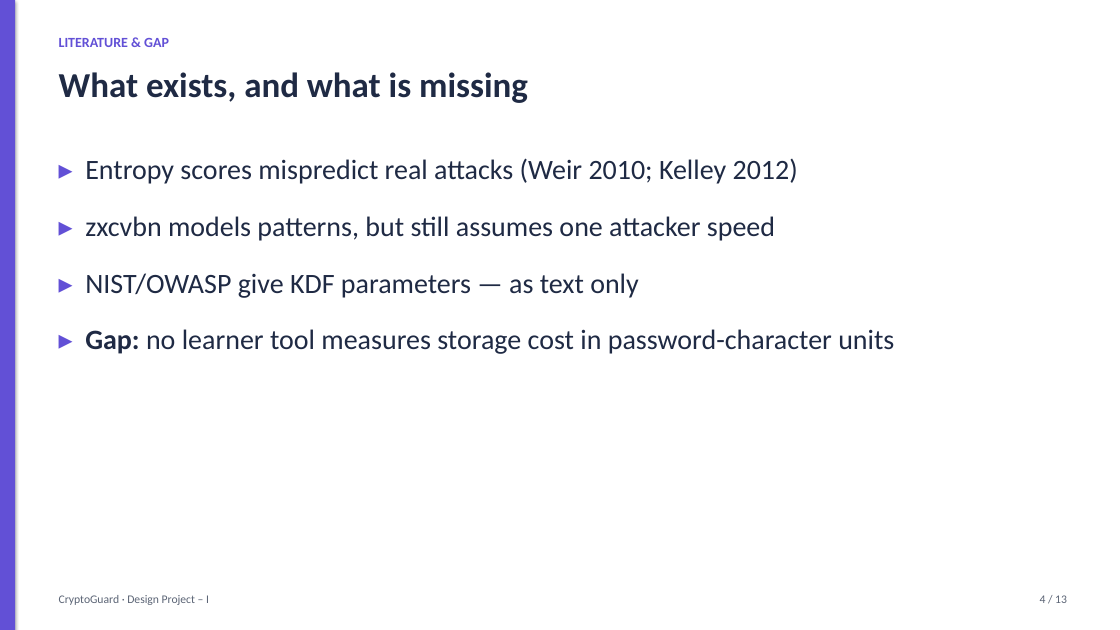
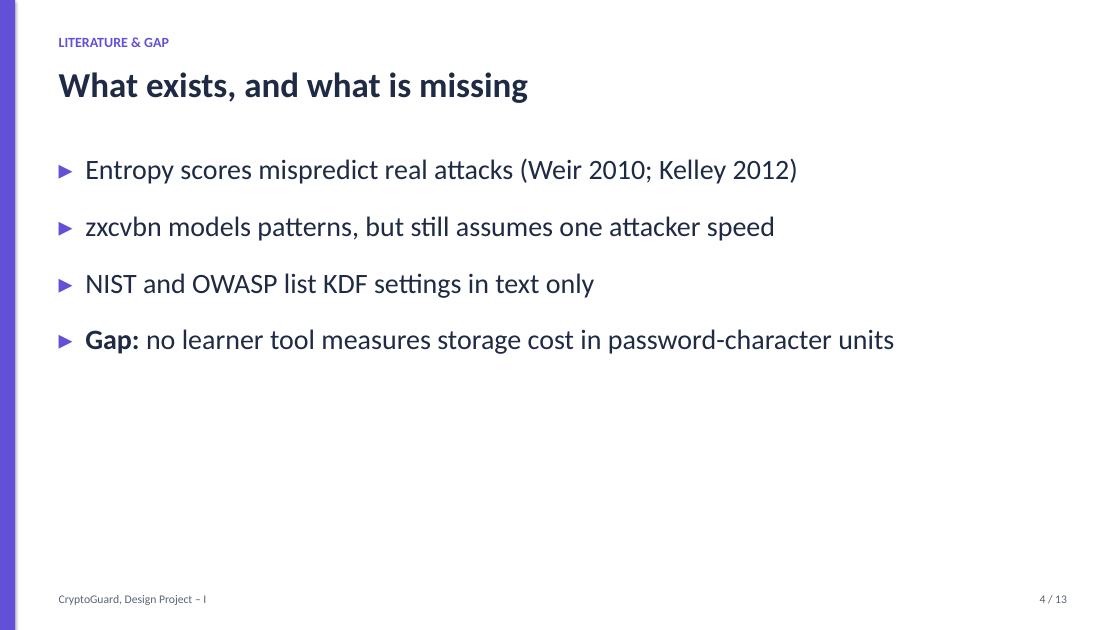
Before and after one commit to harshacreate/CryptoGuard, a slide deck: slide 4 of report/CryptoGuard_Presentation.pptx. Drawn at 1120x630 pixels with LibreOffice and Linux fonts; fonts in the diff are those of the drawing. Boxes give left, top, right and bottom in pixels: in the first picture for what was removed or moved away, otherwise in the second. Text is boxed around its words. In the diff, an @@ line names an element or a change of style, - is before the commit and + after.

Commit message:
Clean CryptoGuard project text

```diff
--- a/report/CryptoGuard_Presentation.pptx
+++ b/report/CryptoGuard_Presentation.pptx
@@ text at (85, 273, 595, 298): text changed @@
-▸ NIST/OWASP give KDF parameters — as text only
+▸ NIST and OWASP list KDF settings in text only
@@ text at (59, 595, 206, 605): text changed @@
-CryptoGuard · Design Project – I
+CryptoGuard, Design Project – I
```
Also in this commit, not shown: 12 other slides changed, 11 other files.
